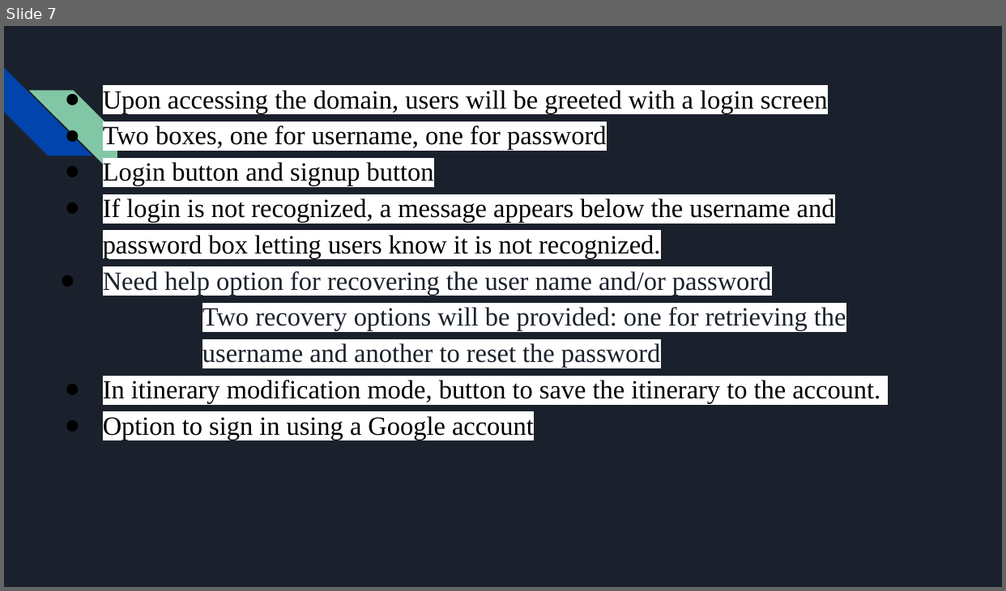
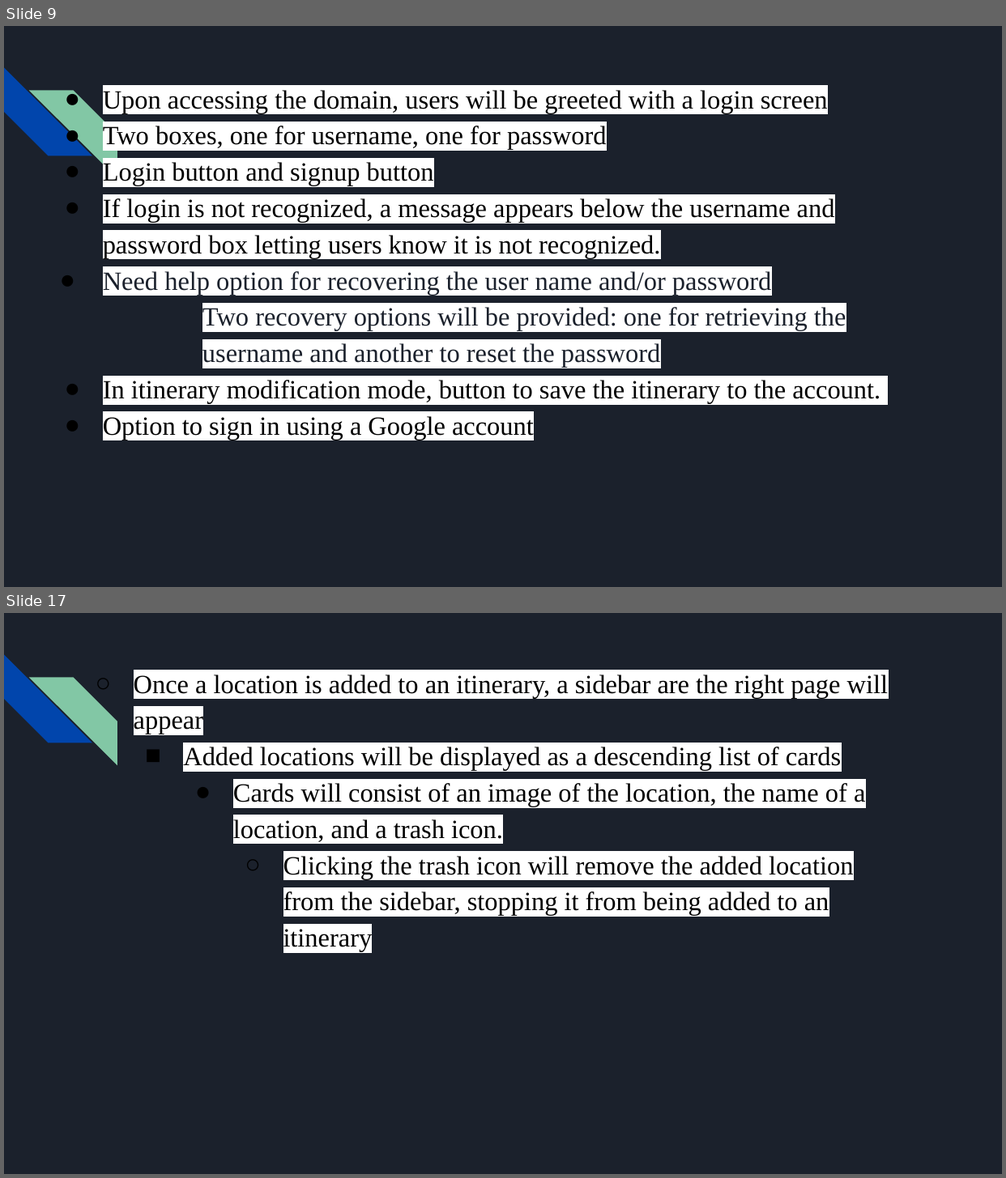
Before and after one commit to DustinWZook/Atlas-Itinerary, a slide deck: Documents/CSCI 4805 Project Requirements.pptx. Shown one above the other, each under a label of ours: slide 7 before the commit, slides 9 and 17 after it; the slides between them are not shown. The pictures are 1006x591 and 1006x1178 pixels, drawn with LibreOffice and Linux fonts; fonts in the diff are those of the drawing. Boxes give left, top, right and bottom in pixels: in the first picture for what was removed or moved away, otherwise in the second. Text is boxed around its words. In the diff, an @@ line names an element or a change of style, - is before the commit and + after.

```diff
--- a/Documents/CSCI 4805 Project Requirements.pptx
+++ b/Documents/CSCI 4805 Project Requirements.pptx
@@ slide 17 added at [4, 613, 1002, 1174], background #1B212C; not listed: 2 template elements that a slide beside it also shows @@
@@ text added at [134, 675, 888, 952], 19 pt, text #000000 @@
+  ○ Once a location is added to an itinerary, a sidebar are the right page will appear
+    ■ Added locations will be displayed as a descending list of cards
+      ● Cards will consist of an image of the location, the name of a location, and a trash icon.
+        ○ Clicking the trash icon will remove the added location from the sidebar, stopping it from being added to an itinerary
@@ what was slide 7 is now slide 9 @@
```
Also in this commit, not shown: 8 other slides added, 5 slides removed.
